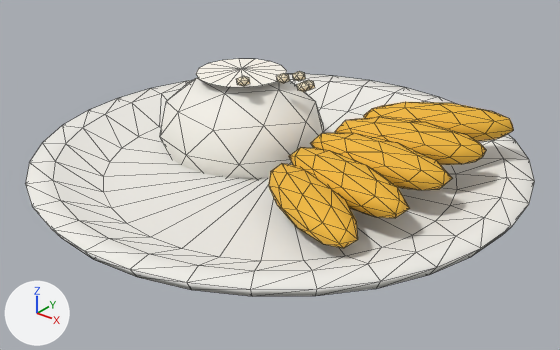
What one commit did to the glTF model game/assets/models/item_dish_mango_sticky.glb.
Before and after are seen from a camera (50 mm lens) standing at (0.236, -0.295, 0.189) and looking at (0.005, -0.006, 0.009). Arrows for +X, +Y and +Z are at lower left; the lights stay in place. The first picture is the older version. Mesh edges are drawn as thin lines. Vertices at exactly the same position are counted once.

The first picture shows 'item_dish_mango_sticky_main'.
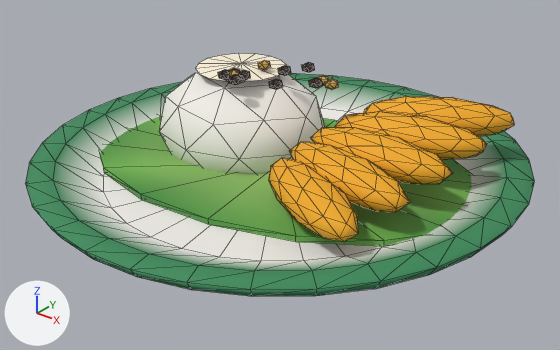
What differs and where, as boxes [x1, y1, x2, y2] in the pictures (560 x 350 px; the box of a moved part takes in the faces that stretch with it):
'item_dish_mango_sticky_main', reshaped: before [25, 59, 534, 296]; after [25, 53, 534, 296]
part 1 of me_item_dish_mango_sticky_main, moved or reshaped: before [160, 78, 324, 179]; after [159, 72, 324, 174]
part 2 of me_item_dish_mango_sticky_main, moved or reshaped: before [269, 163, 358, 248]; after [269, 158, 358, 242]
part 3 of me_item_dish_mango_sticky_main, moved or reshaped: before [289, 147, 410, 218]; after [289, 142, 410, 212]
part 4 of me_item_dish_mango_sticky_main, moved or reshaped: before [310, 133, 452, 190]; after [311, 127, 453, 184]
part 5 of me_item_dish_mango_sticky_main, moved or reshaped: before [335, 117, 486, 165]; after [335, 111, 487, 159]
part 6 of me_item_dish_mango_sticky_main, moved or reshaped: before [364, 102, 514, 142]; after [364, 96, 515, 136]
part 7 of me_item_dish_mango_sticky_main, moved or reshaped: before [196, 59, 287, 87]; after [195, 53, 287, 82]
part 8 of me_item_dish_mango_sticky_main, moved or reshaped: before [236, 76, 250, 86]; after [218, 70, 230, 80]
part 9 of me_item_dish_mango_sticky_main, moved or reshaped: before [304, 80, 315, 90]; after [309, 78, 323, 88]
part 10 of me_item_dish_mango_sticky_main, moved or reshaped: before [276, 73, 290, 83]; after [302, 62, 315, 72]
part 11 of me_item_dish_mango_sticky_main, added: after [269, 79, 283, 89]
part 12 of me_item_dish_mango_sticky_main, added: after [228, 74, 242, 85]
part 13 of me_item_dish_mango_sticky_main, added: after [238, 70, 251, 80]
part 14 of me_item_dish_mango_sticky_main, added: after [325, 79, 339, 89]
part 15 of me_item_dish_mango_sticky_main, added: after [258, 60, 271, 70]
part 16 of me_item_dish_mango_sticky_main, added: after [229, 70, 240, 77]
part 17 of me_item_dish_mango_sticky_main, added (green): after [99, 116, 472, 246]
part 18 of me_item_dish_mango_sticky_main, moved or reshaped: before [292, 71, 310, 92]; after [278, 65, 329, 86]
part 19 of me_item_dish_mango_sticky_main, recoloured (darker): before [25, 74, 534, 296]; after [25, 66, 534, 296]

Patch to the scene script:
```diff
--- a/game/assets/models/item_dish_mango_sticky.glb.py
+++ b/game/assets/models/item_dish_mango_sticky.glb.py
@@ me_item_dish_mango_sticky_main @@
-me_item_dish_mango_sticky_main.from_pydata(...)  # 523 vertices, 980 faces; spans x -0.13..0.13, y -0.13..0.13, z -0.015..0.061
+me_item_dish_mango_sticky_main.from_pydata(...)  # 641 vertices, 1184 faces; spans x -0.13..0.13, y -0.13..0.13, z -0.012..0.064
+# me_item_dish_mango_sticky_main part 1: the loose piece of 42 vertices spanning x -0.083..0.013, y -0.035..0.055, z -0.015..0.055 is moved by (0.0, 0.0, 0.003)
+# me_item_dish_mango_sticky_main part 2: the loose piece of 42 vertices spanning x 0.015..0.085, y -0.062..-0.018, z 0.012..0.032 is moved by (0.0, 0.0, 0.003)
+# me_item_dish_mango_sticky_main part 3: the loose piece of 42 vertices spanning x 0.016..0.092, y -0.035..-0.001, z 0.016..0.036 is moved by (0.0, 0.0, 0.003)
+# me_item_dish_mango_sticky_main part 4: the loose piece of 42 vertices spanning x 0.02..0.096, y -0.01..0.018, z 0.02..0.04 is moved by (0.0, 0.0, 0.003)
+# me_item_dish_mango_sticky_main part 5: the loose piece of 42 vertices spanning x 0.024..0.1, y 0.009..0.043, z 0.024..0.044 is moved by (0.0, 0.0, 0.003)
+# me_item_dish_mango_sticky_main part 6: the loose piece of 42 vertices spanning x 0.031..0.101, y 0.026..0.07, z 0.028..0.048 is moved by (0.0, 0.0, 0.003)
+# me_item_dish_mango_sticky_main part 7: the loose piece of 17 vertices spanning x -0.06..-0.01, y -0.015..0.035, z 0.054..0.056 is moved by (0.0, 0.0, 0.003)
+# me_item_dish_mango_sticky_main part 8: the loose piece of 12 vertices spanning x -0.02..-0.013, y -0.013..-0.006, z 0.055..0.061 is moved by (-0.008, -0.005, 0.003)
+# me_item_dish_mango_sticky_main part 9: the loose piece of 12 vertices spanning x 0.01..0.017, y 0.003..0.01, z 0.055..0.061 is moved by (0.006, -0.002, 0.003)
+# me_item_dish_mango_sticky_main part 10: the loose piece of 12 vertices spanning x -0.007..0.0, y 0.004..0.01, z 0.055..0.061 is moved by (0.005, 0.015, 0.003)
+# me_item_dish_mango_sticky_main part 11: a new loose piece, an icosphere of 20 faces spanning x 0.0013..0.0085, y -0.0128..-0.0059, z 0.0582..0.0638, in mat_item_dish_mango_sticky_main
+# me_item_dish_mango_sticky_main part 12: a new loose piece, an icosphere of 20 faces spanning x -0.0192..-0.012, y -0.0202..-0.0134, z 0.0582..0.0638, in mat_item_dish_mango_sticky_main
+# me_item_dish_mango_sticky_main part 13: a new loose piece, an icosphere of 20 faces spanning x -0.0203..-0.0131, y -0.0122..-0.0054, z 0.0582..0.0638, in mat_item_dish_mango_sticky_main
+# me_item_dish_mango_sticky_main part 14: a new loose piece, an icosphere of 20 faces spanning x 0.023..0.0302, y 0.0046..0.0114, z 0.0582..0.0638, in mat_item_dish_mango_sticky_main
+# me_item_dish_mango_sticky_main part 15: a new loose piece, an icosphere of 20 faces spanning x -0.0229..-0.0157, y 0.0073..0.0141, z 0.0582..0.0638, in mat_item_dish_mango_sticky_main
+# me_item_dish_mango_sticky_main part 16: a new loose piece, an icosphere of 20 faces spanning x -0.0245..-0.0173, y -0.0152..-0.0084, z 0.0582..0.0638, in mat_item_dish_mango_sticky_main
+# me_item_dish_mango_sticky_main part 17: a new loose piece of 34 vertices spanning x -0.11..0.11, y -0.071..0.071, z 0.01..0.013, in mat_item_dish_mango_sticky_main
+# me_item_dish_mango_sticky_main part 18: 16 vertices moved from x -0.003..0.016, y 0.0..0.018, z 0.055..0.059 to x -0.009..0.023, y 0.006..0.014, z 0.06..0.064; 8 vertices removed from x 0.0..0.016, y 0.0..0.018, z 0.057..0.061; 8 vertices added at x -0.008..0.023, y 0.008..0.014, z 0.058..0.062
+# me_item_dish_mango_sticky_main part 19: 360 kept faces spanning x -0.13..0.13, y -0.13..0.13, z 0.0..0.064 get new vertex colours
+# other edits to the shape of me_item_dish_mango_sticky_main do not show in these pictures
 me_item_dish_mango_sticky_main.materials.append(mat_item_dish_mango_sticky_main)
```
